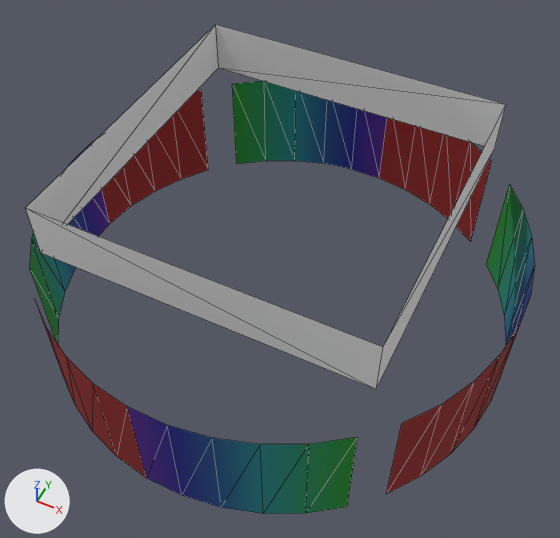
The COLLADA model static/model/playermeter.dae: old version first, new version second.
Before and after are seen from a 50 mm lens placed at (0.467, -0.942, 1.167), pointed at (0.018, -0.044, 0.045). Lighting does not change. The marker at lower left points along +X, +Y and +Z. Mesh edges are drawn as thin lines. Where no turn or scale is listed for an object, it has been applied to the vertices.

The first picture shows 'meter', 'ready'.
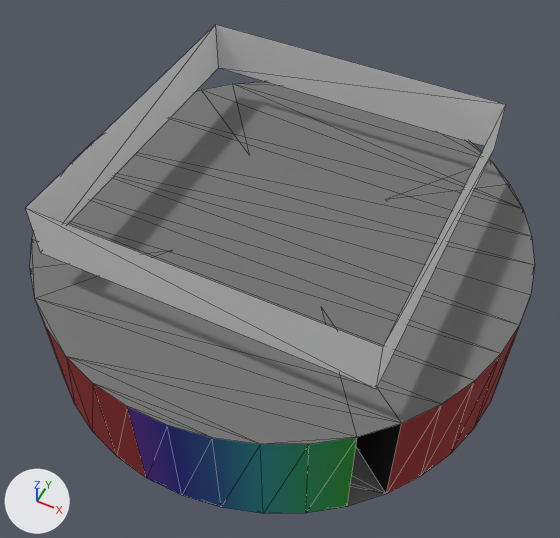
Location of each change, [x1, y1, x2, y2] in pixels of the pictures (560 x 538 px):
part 1 of me_cylinder_003, added
    after: [30, 81, 535, 506]

Diff of the bpy script that builds the scene:
```diff
--- a/static/model/playermeter.dae.py
+++ b/static/model/playermeter.dae.py
@@ me_cylinder_003 @@
 # used by ob_meter; location = (0.0, 0.0, 0.0)
-me_cylinder_003.from_pydata(...)  # 80 vertices, 72 faces; spans x -0.469..0.469, y -0.469..0.469, z -0.12..0.12
+me_cylinder_003.from_pydata(...)  # 88 vertices, 164 faces; spans x -0.469..0.469, y -0.469..0.469, z -0.12..0.12
+# me_cylinder_003 part 1
+# 8 vertices are added at x -0.151..0.151, y -0.151..0.151, z -0.12..0.12
+# 92 new faces join them
 me_cylinder_003.materials.append(mat_material)
```
